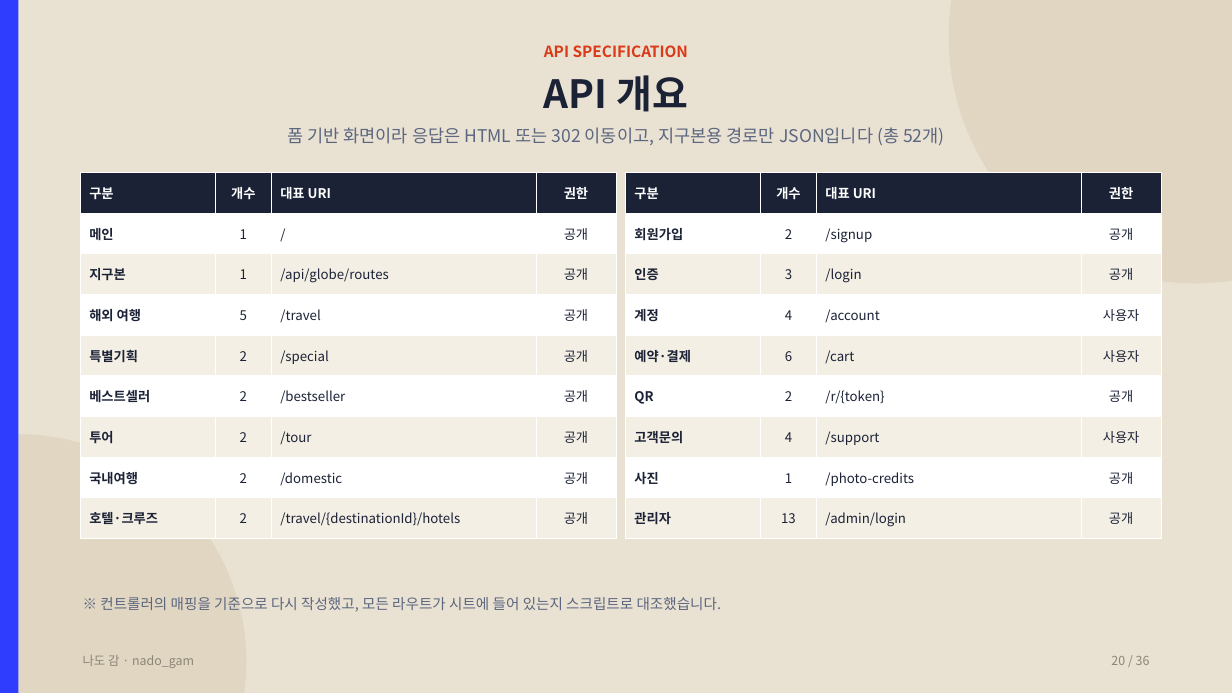
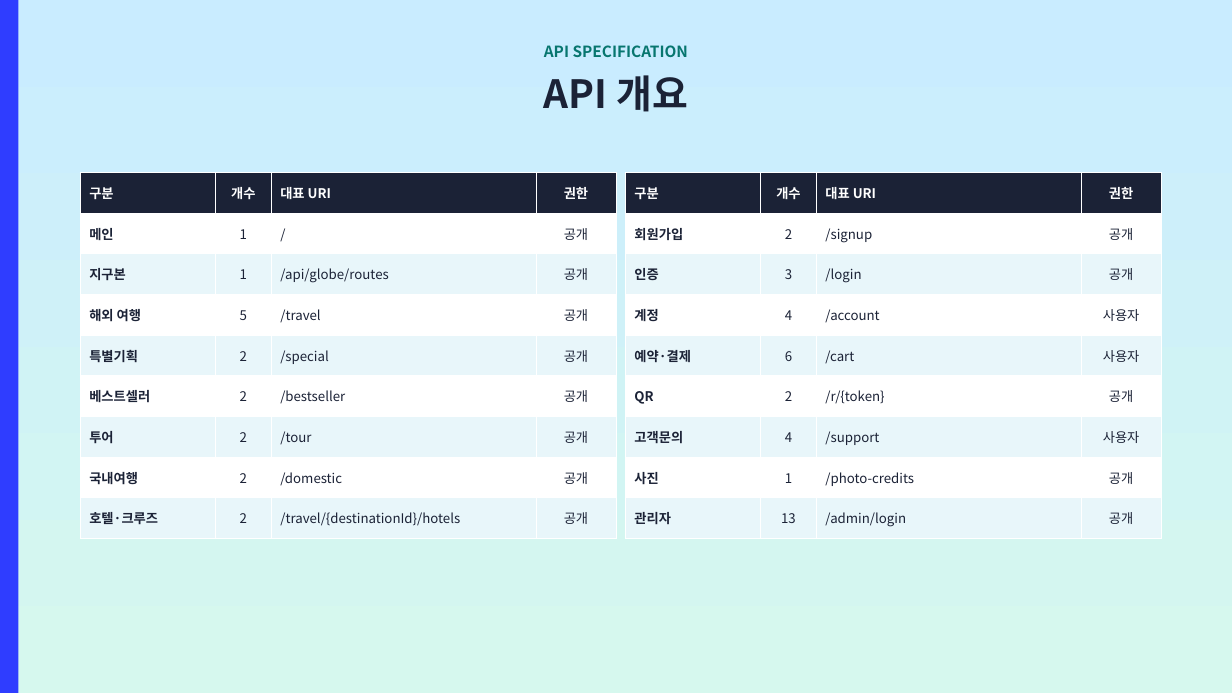
Before and after one commit to ho8566z/nado-gam_word, a slide deck: slide 20 of ppt_output/나도감_발표.pptx. Drawn at 1232x693 pixels with LibreOffice and Linux fonts; fonts in the diff are those of the drawing. Boxes give left, top, right and bottom in pixels: in the first picture for what was removed or moved away, otherwise in the second. Text is boxed around its words. In the diff, an @@ line names an element or a change of style, - is before the commit and + after.

```diff
--- a/ppt_output/나도감_발표.pptx
+++ b/ppt_output/나도감_발표.pptx
@@ background #E9E1D2 to gradient #C9ECFF to #D6F8EE @@
@@ ellipse removed at bbox=[949, 0, 1232, 283] @@
@@ text "API SPECIFICATION" at bbox=[544, 45, 688, 57]: text colour #D93A17 to #07766F @@
@@ text removed at bbox=[287, 127, 945, 145] @@
-폼 기반 화면이라 응답은 HTML 또는 302 이동이고, 지구본용 경로만 JSON입니다 (총 52개)
@@ table at bbox=[80, 172, 616, 538] @@
@@ fill #F4EFE4 to #E8F6FA in 16 cells @@
@@ table at bbox=[625, 172, 1161, 538] @@
@@ fill #F4EFE4 to #E8F6FA in 16 cells @@
@@ ellipse removed at bbox=[0, 434, 246, 693] @@
@@ text removed at bbox=[100, 597, 722, 611] @@
-※ 컨트롤러의 매핑을 기준으로 다시 작성했고, 모든 라우트가 시트에 들어 있는지 스크립트로 대조했습니다.
@@ text removed at bbox=[83, 655, 194, 668] @@
-나도 감 · nado_gam
@@ text removed at bbox=[1111, 656, 1150, 665] @@
-20 / 36
```
Also in this commit, not shown: 29 other slides changed, 2 slides added, 6 slides removed.
